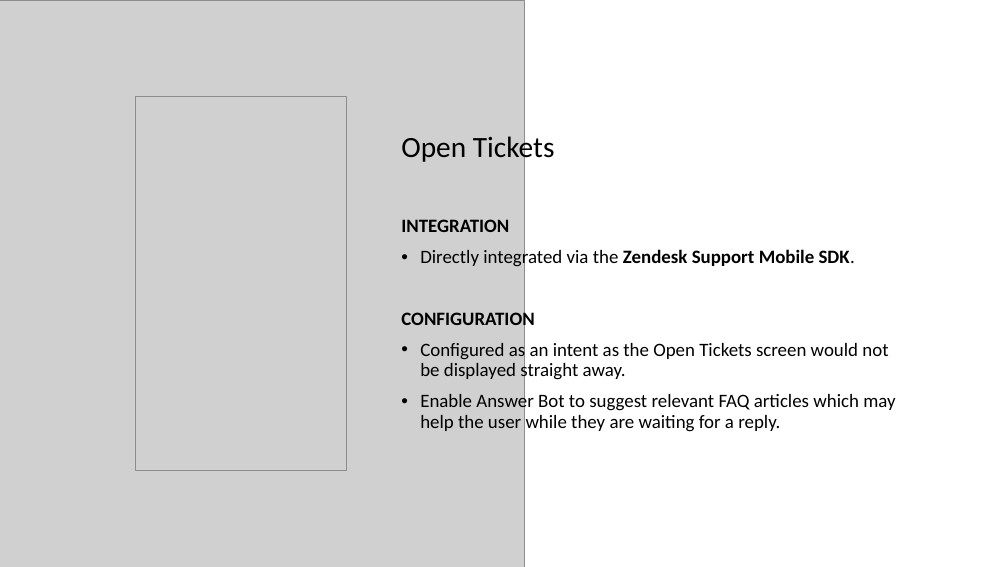
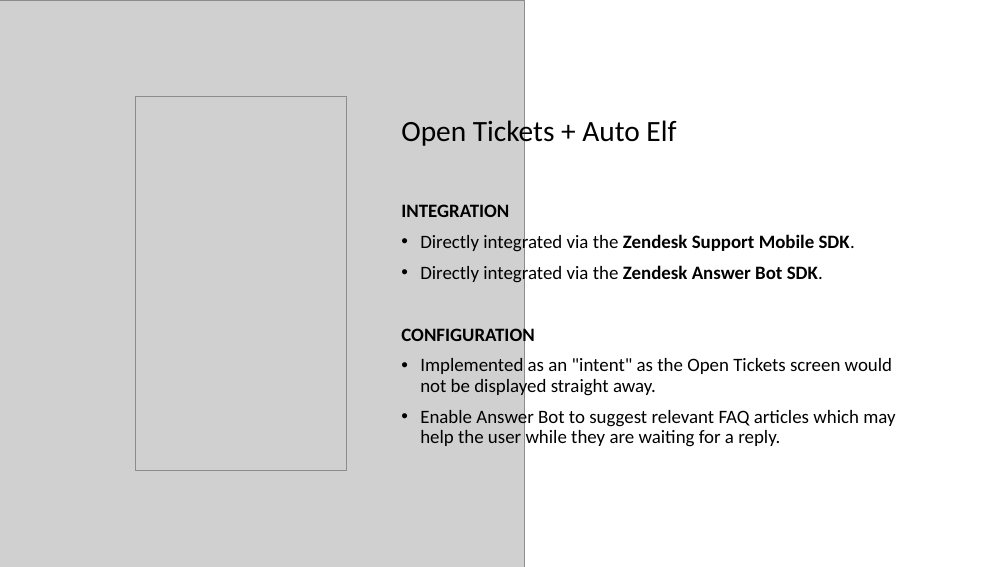
Before and after one commit to michaelodonnell/zendesk-exercise, a slide deck: slide 14 of Presentation + App/Presentation.pptx (slide 13 before the commit). Drawn at 1008x567 pixels with LibreOffice and Linux fonts; fonts in the diff are those of the drawing; grey boxes stand for pictures. Boxes give left, top, right and bottom in pixels: in the first picture for what was removed or moved away, otherwise in the second. Text is boxed around its words. In the diff, an @@ line names an element or a change of style, - is before the commit and + after.

```diff
--- a/Presentation + App/Presentation.pptx
+++ b/Presentation + App/Presentation.pptx
@@ text at (x1=401, y1=117, x2=676, y2=149): text changed @@
-Open Tickets
+Open Tickets + Auto Elf
@@ text at (x1=420, y1=263, x2=823, y2=284): paragraph added @@
+• Directly integrated via the Zendesk Answer Bot SDK.
@@ text at (x1=420, y1=358, x2=892, y2=397): text changed @@
-• Configured as an intent as the Open Tickets screen would not be displayed straight away.
+• Implemented as an "intent" as the Open Tickets screen would not be displayed straight away.
```
Also in this commit, not shown: 8 other slides changed, 4 slides added.
